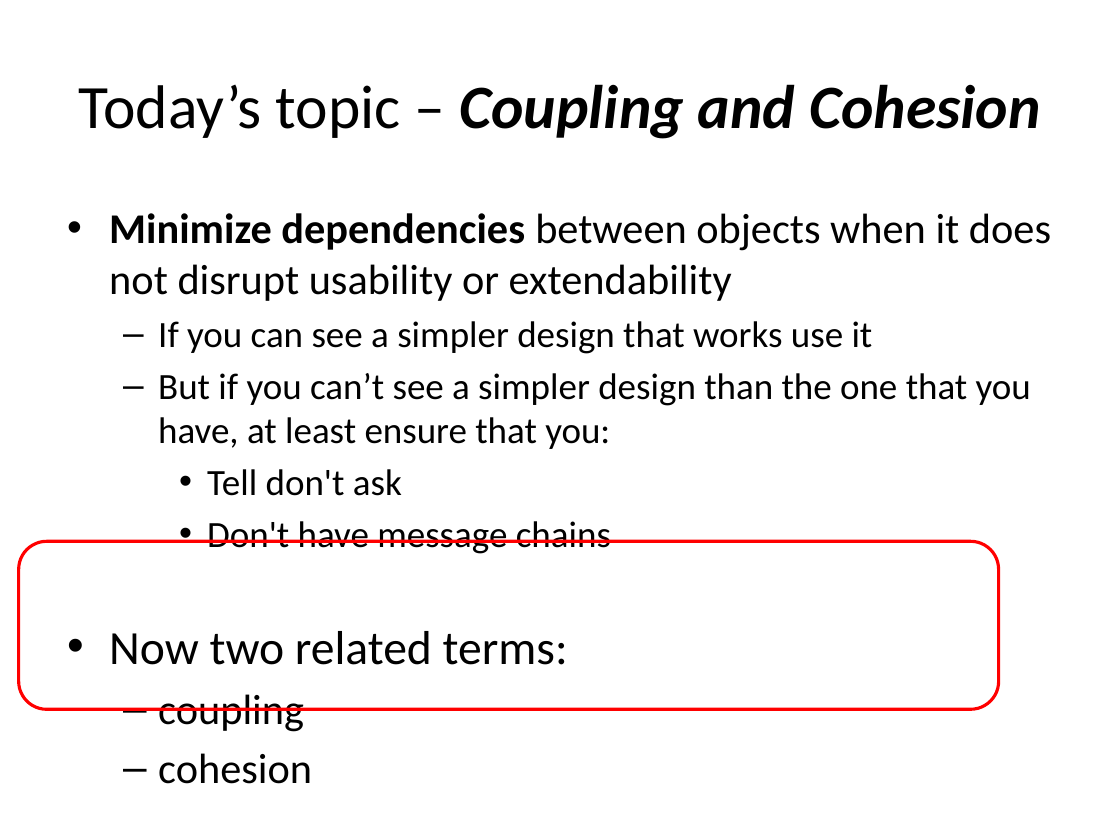
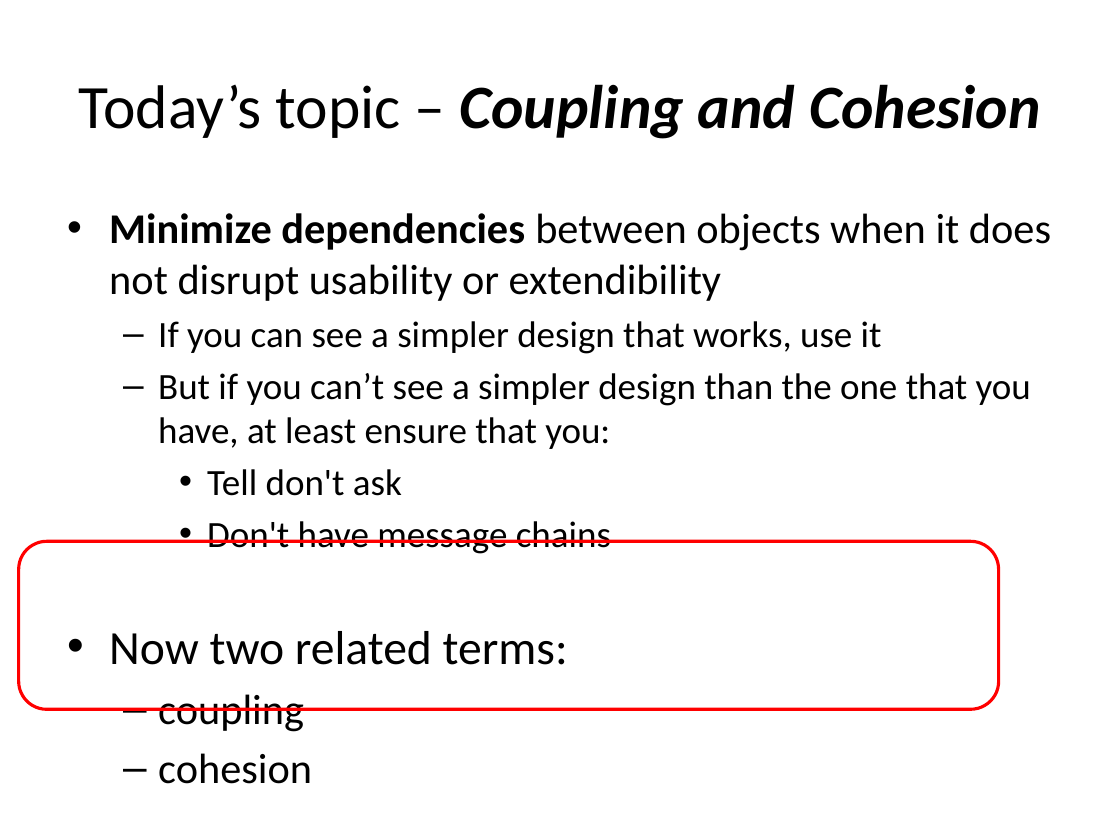
Before and after one commit to RHIT-CSSE/csse220, a slide deck: slide 2 of ClassMaterials/CohesionAndCoupling/Slides/Part4-OOD-DP4-CouplingCohesion.pptx. Drawn at 1120x840 pixels with LibreOffice and Linux fonts; fonts in the diff are those of the drawing. Boxes give left, top, right and bottom in pixels: in the first picture for what was removed or moved away, otherwise in the second. Text is boxed around its words. In the diff, an @@ line names an element or a change of style, - is before the commit and + after.

```diff
--- a/ClassMaterials/CohesionAndCoupling/Slides/Part4-OOD-DP4-CouplingCohesion.pptx
+++ b/ClassMaterials/CohesionAndCoupling/Slides/Part4-OOD-DP4-CouplingCohesion.pptx
@@ text at (109, 213, 1051, 354): text changed @@
-• Minimize dependencies between objects when it does not disrupt usability or extendability
-  – If you can see a simpler design that works use it
+• Minimize dependencies between objects when it does not disrupt usability or extendibility
+  – If you can see a simpler design that works, use it
```
Also in this commit, not shown: 4 other slides changed, 1 other file.
